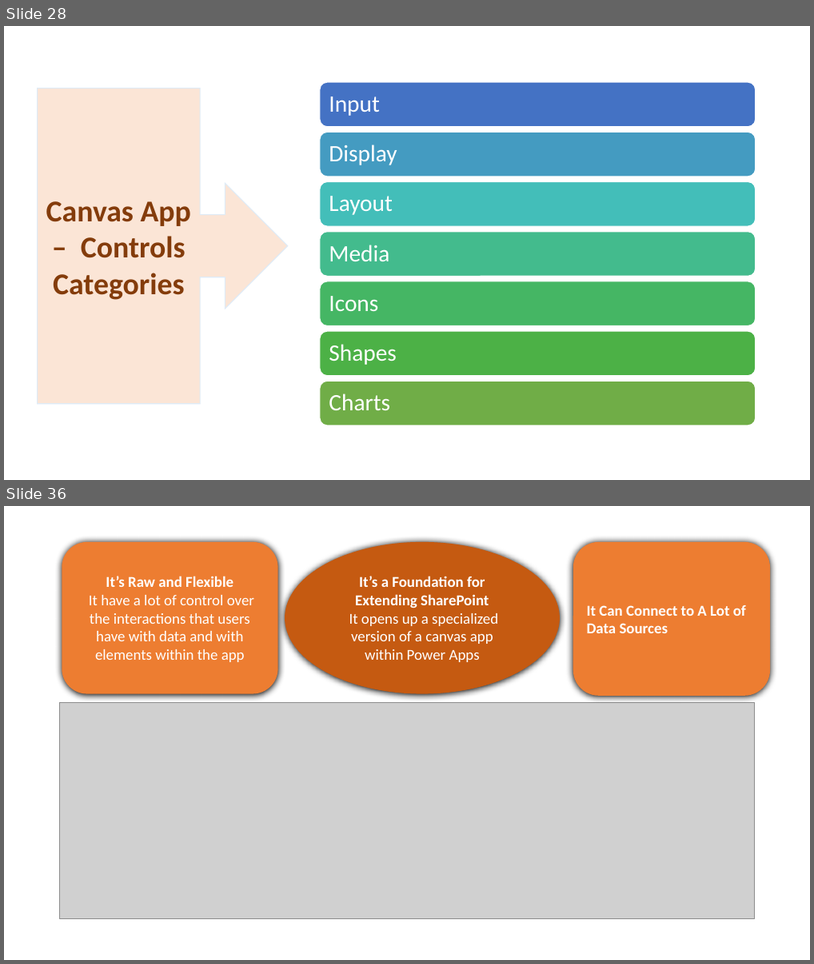
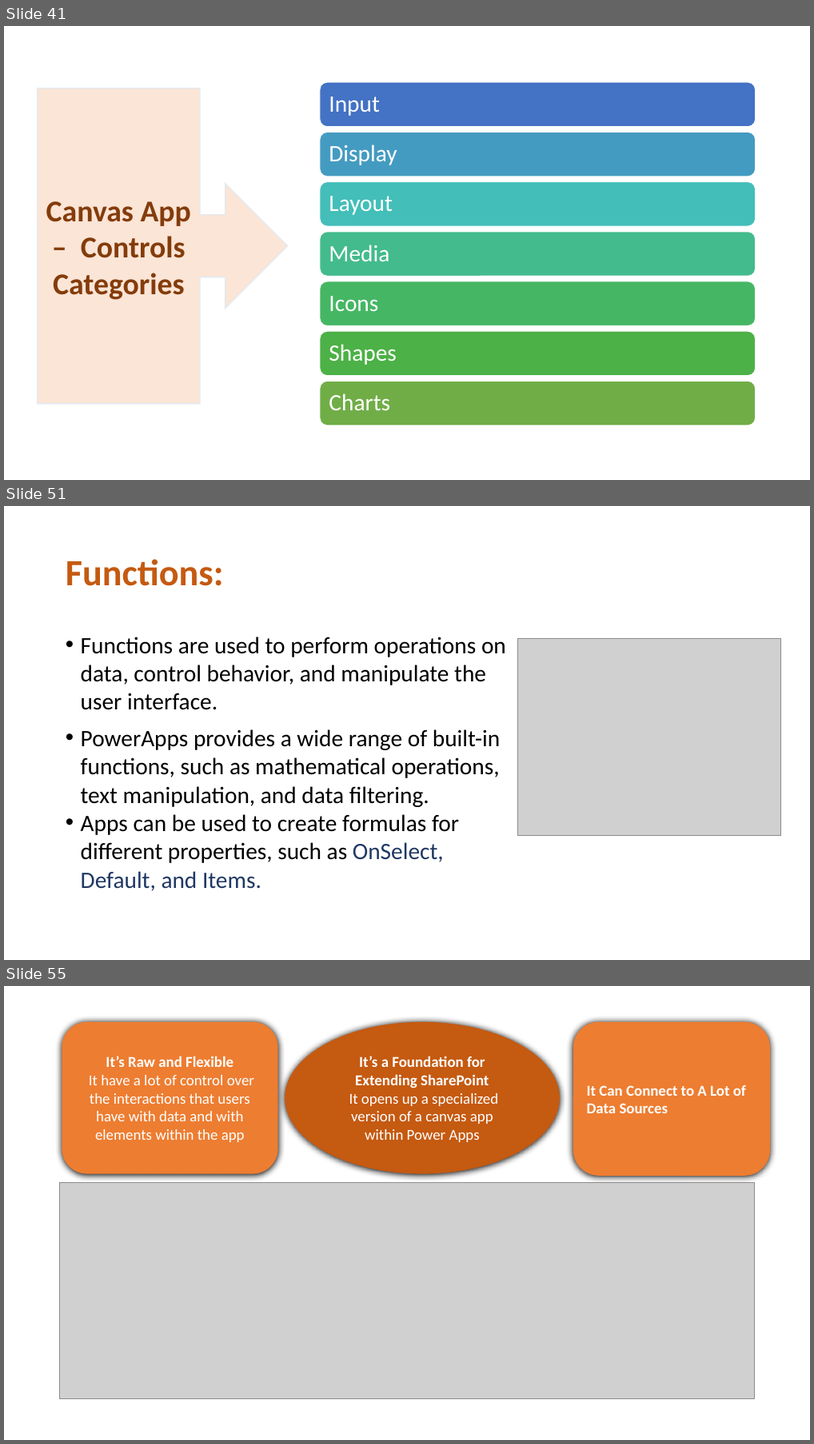
Before and after one commit to raagaraam/PowerApps, a slide deck: POWER APPS.pptx. Shown one above the other, each under a label of ours: slides 28 and 36 before the commit, slides 41, 51 and 55 after it; the slides between them are not shown. The pictures are 814x964 and 814x1444 pixels, drawn with LibreOffice and Linux fonts; fonts in the diff are those of the drawing; grey boxes stand for pictures. Boxes give left, top, right and bottom in pixels: in the first picture for what was removed or moved away, otherwise in the second. Text is boxed around its words. In the diff, an @@ line names an element or a change of style, - is before the commit and + after.

```diff
--- a/POWER APPS.pptx
+++ b/POWER APPS.pptx
@@ slide 51 added at <box>4,506,810,960</box>, background #FFFFFF @@
@@ title added at <box>66,559,224,586</box>, 44 pt, text #C55A11, bold @@
+Functions:
@@ text added at <box>81,636,506,891</box>, 28 pt, text #000000 @@
+• Functions are used to perform operations on data, control behavior, and manipulate the user interface.
+• PowerApps provides a wide range of built-in functions, such as mathematical operations, text manipulation, and data filtering.
+• Apps can be used to create formulas for different properties, such as OnSelect, Default, and Items.
@@ picture added at <box>518,638,781,835</box> @@
@@ what was slide 28 is now slide 41 @@
@@ what was slide 36 is now slide 55 @@
```
Also in this commit, not shown: 11 slides changed, 58 other slides added, 6 slides removed.
